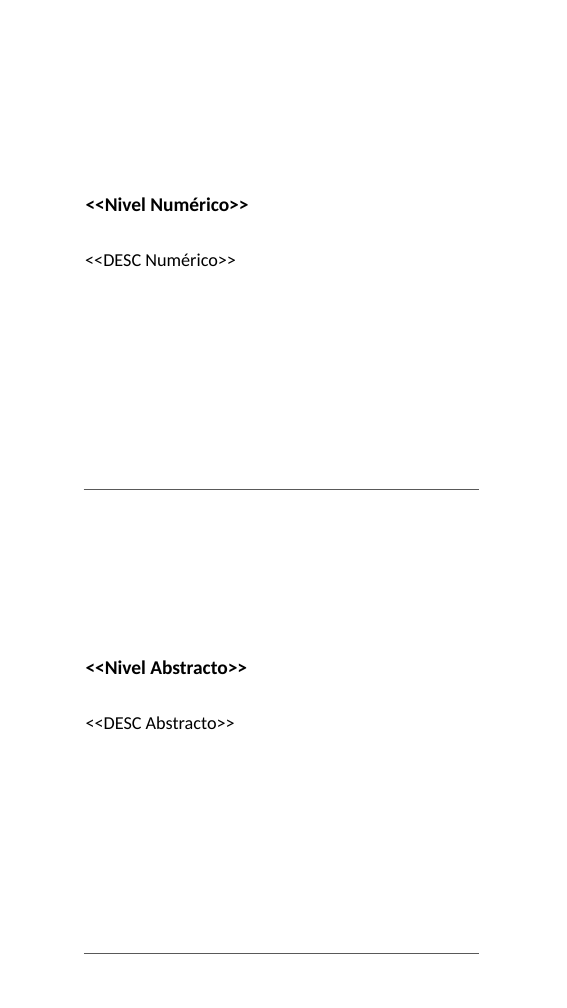
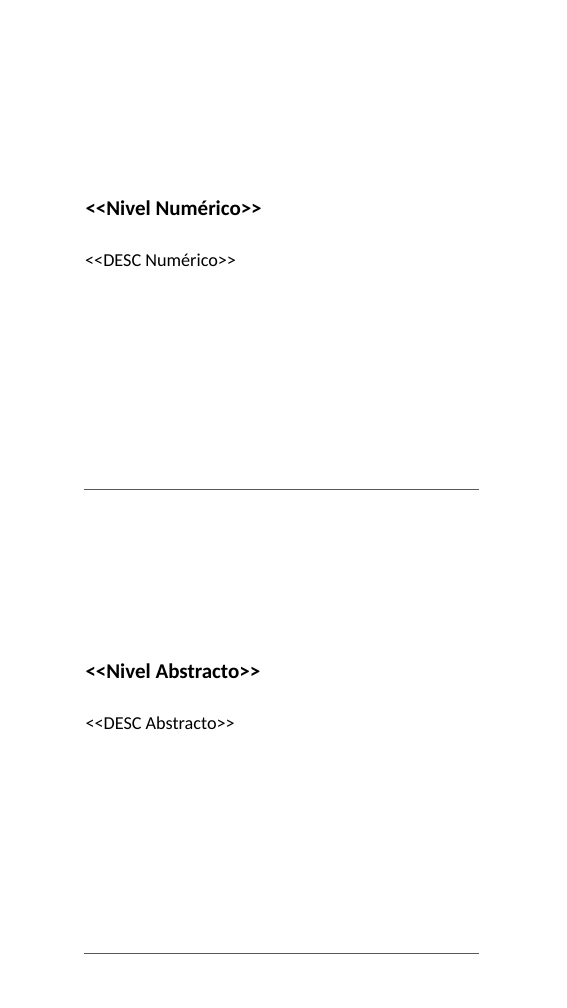
Before and after one commit to gero-educacion/reportgen, a slide deck: slide 38 of assets/Template_Autoconocimiento 2.0 (completo).pptx. Drawn at 567x1008 pixels with LibreOffice and Linux fonts; fonts in the diff are those of the drawing; background and template pictures are left out. Boxes give left, top, right and bottom in pixels: in the first picture for what was removed or moved away, otherwise in the second. Text is boxed around its words. In the diff, an @@ line names an element or a change of style, - is before the commit and + after.

```diff
--- a/assets/Template_Autoconocimiento 2.0 (completo).pptx
+++ b/assets/Template_Autoconocimiento 2.0 (completo).pptx
@@ text "<<Nivel Numérico>>" at bbox=[86, 200, 262, 215]: size 27.8 to 30 pt; line spacing 1.05 to 1.15 @@
@@ text "<<Nivel Abstracto>>" at bbox=[86, 663, 261, 678]: size 27.8 to 30 pt; line spacing 1.05 to 1.15 @@
```
Also in this commit, not shown: 3 other slides changed, 10 other files.
